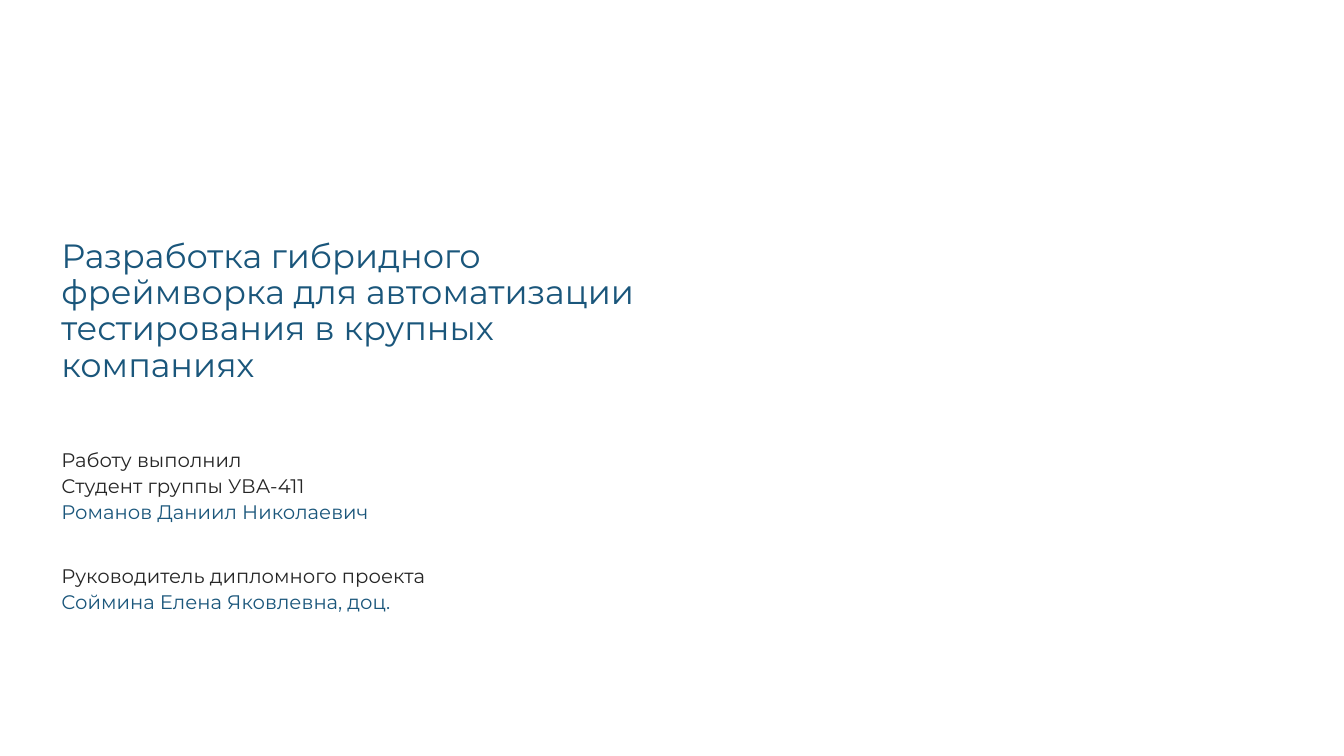
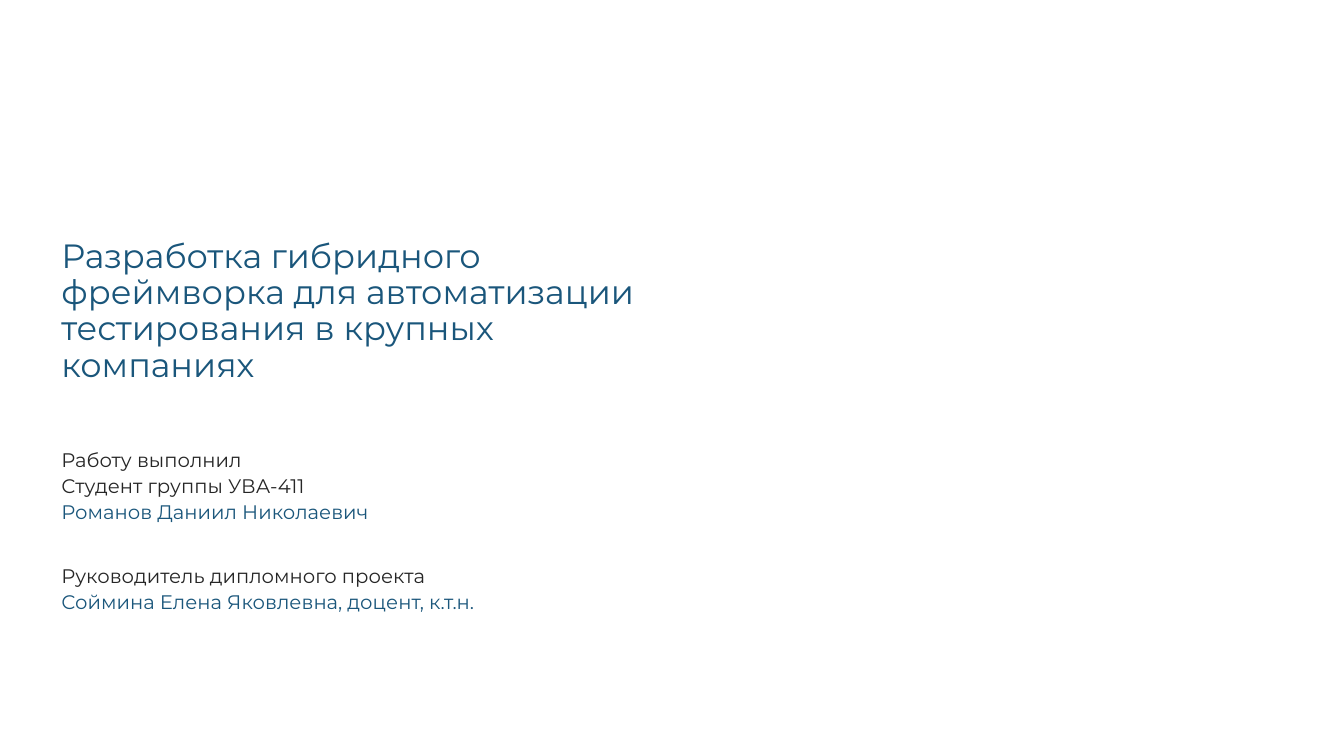
Before and after one commit to DanielRomanoff/practice, a slide deck: slide 1 of презентация.pptx. Drawn at 1344x756 pixels with LibreOffice and Linux fonts; fonts in the diff are those of the drawing; background and template pictures are left out. Boxes give left, top, right and bottom in pixels: in the first picture for what was removed or moved away, otherwise in the second. Text is boxed around its words. In the diff, an @@ line names an element or a change of style, - is before the commit and + after.

```diff
--- a/презентация.pptx
+++ b/презентация.pptx
@@ subtitle at bbox=[61, 594, 474, 612]: text changed @@
-Соймина Елена Яковлевна, доц.
+Соймина Елена Яковлевна, доцент, к.т.н.
```
Also in this commit, not shown: 6 other slides changed, 2 slides added, 5 other files.
